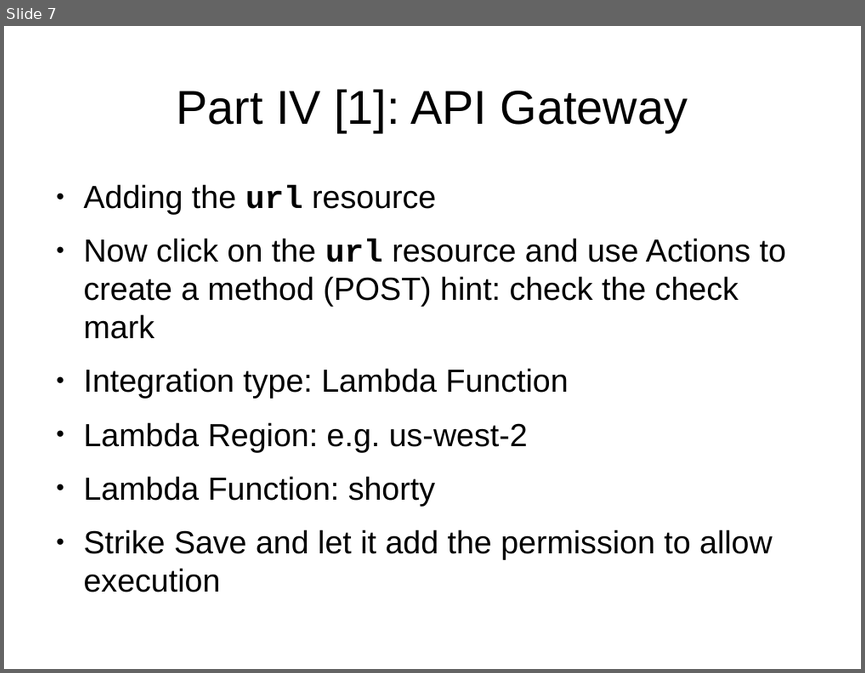
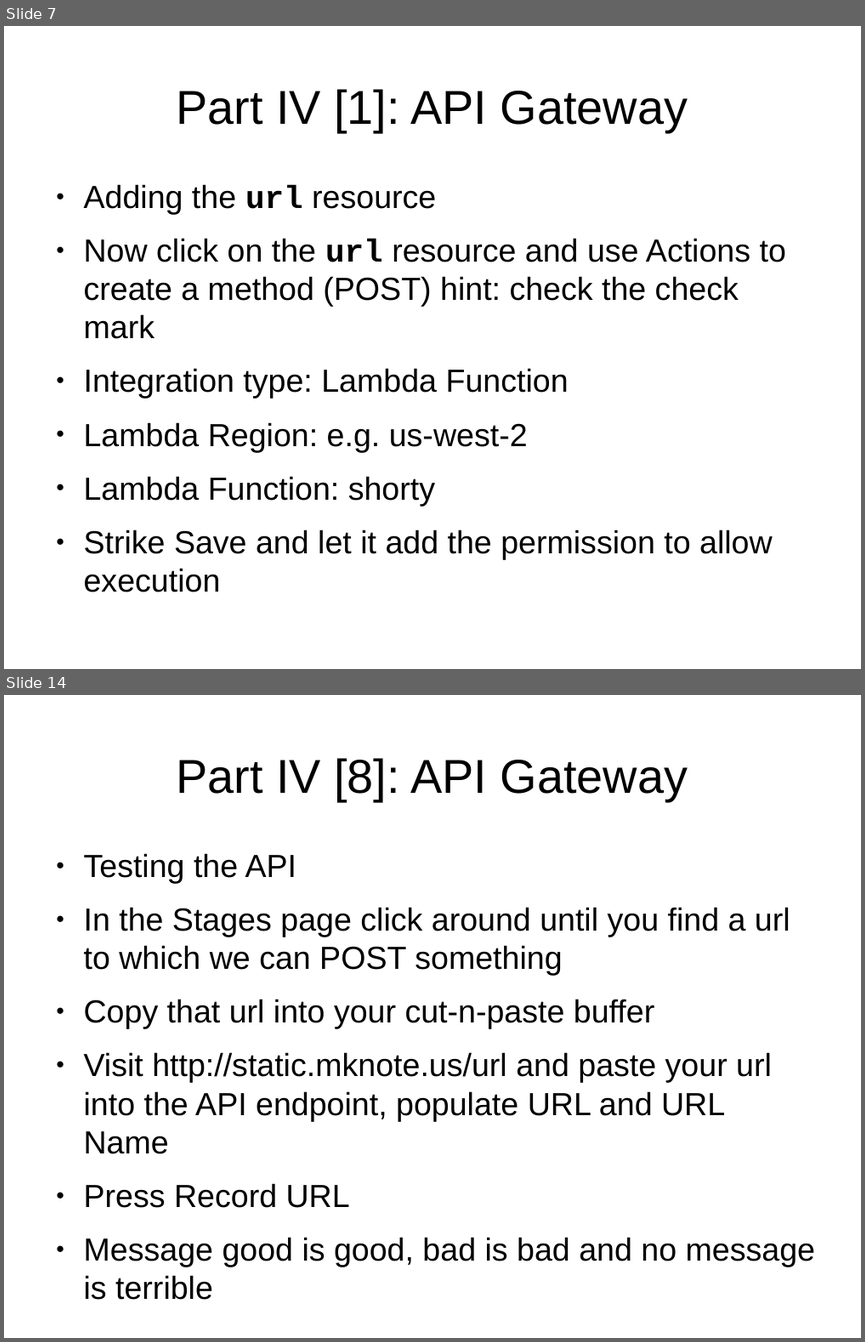
Before and after one commit to cmrsol/demo, a slide deck: api-gateway-how-to/API-GW_How-To.odp. Shown one above the other, each under a label of ours: slide 7 before the commit, slides 7 and 14 after it; the slides between them are not shown. The pictures are 865x673 and 865x1342 pixels, drawn with LibreOffice and Linux fonts; fonts in the diff are those of the drawing. Boxes give left, top, right and bottom in pixels: in the first picture for what was removed or moved away, otherwise in the second. Text is boxed around its words. In the diff, an @@ line names an element or a change of style, - is before the commit and + after.

Commit message:
wip

```diff
--- a/api-gateway-how-to/API-GW_How-To.odp
+++ b/api-gateway-how-to/API-GW_How-To.odp
@@ slide 14 added at <box>4,695,861,1338</box>, background #FFFFFF @@
@@ title added at <box>176,758,687,801</box>, 44 pt, text #000000 @@
+Part IV [8]: API Gateway
@@ text added at <box>84,853,815,1299</box>, 29.6 pt, text #000000 @@
+● Testing the API
+● In the Stages page click around until you find a url to which we can POST something
+● Copy that url into your cut-n-paste buffer
+● Visit http://static.mknote.us/url and paste your url into the API endpoint, populate URL and URL Name
+● Press Record URL
+● Message good is good, bad is bad and no message is terrible
```
Also in this commit, not shown: 6 other slides added.
